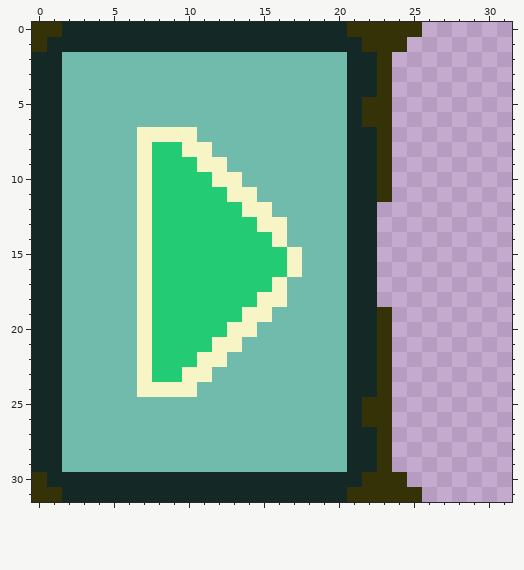
Pixel-art file, stored at Assets/Resources/Sprites/art_v3/v3_on_base.aseprite. Above, as it was before the edit.
32x32 pixels, 1 frame.
The result:
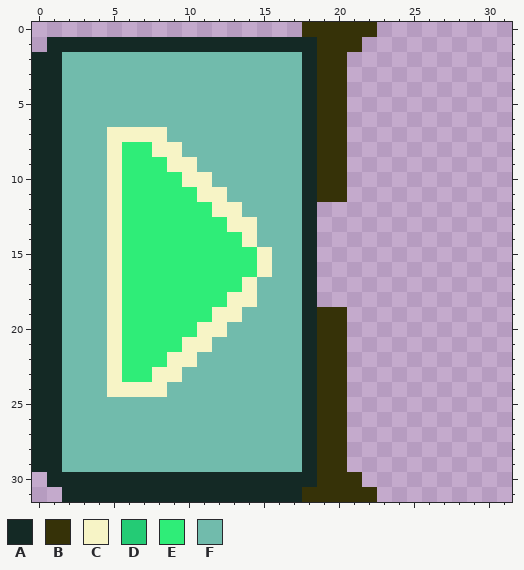
Palette (. is transparent): A #142925  B #363208  C #f7f4c6  D #24cb75  E #2fed78  F #71bbac
Diff:
layer "Layer 3" added
--- layers "Layer 3", "Layer 1"
@@ x 0..31 @@
- 0 BBAAAAAAAAAAAAAAAAAAABBBBB......
- 1 BAAAAAAAAAAAAAAAAAAAAABBB.......
- 2 AAFFFFFFFFFFFFFFFFFFFAAB........
- 3 AAFFFFFFFFFFFFFFFFFFFAAB........
- 4 AAFFFFFFFFFFFFFFFFFFFAAB........
- 5 AAFFFFFFFFFFFFFFFFFFFABB........
- 6 AAFFFFFFFFFFFFFFFFFFFABB........
- 7 AAFFFFFCCCCFFFFFFFFFFAAB........
- 8 AAFFFFFCDDCCFFFFFFFFFAAB........
- 9 AAFFFFFCDDDCCFFFFFFFFAAB........
-10 AAFFFFFCDDDDCCFFFFFFFAAB........
-11 AAFFFFFCDDDDDCCFFFFFFAAB........
-12 AAFFFFFCDDDDDDCCFFFFFAA.........
-13 AAFFFFFCDDDDDDDCCFFFFAA.........
-14 AAFFFFFCDDDDDDDDCFFFFAA.........
-15 AAFFFFFCDDDDDDDDDCFFFAA.........
-16 AAFFFFFCDDDDDDDDDCFFFAA.........
-17 AAFFFFFCDDDDDDDDCFFFFAA.........
-18 AAFFFFFCDDDDDDDCCFFFFAA.........
-19 AAFFFFFCDDDDDDCCFFFFFAAB........
-20 AAFFFFFCDDDDDCCFFFFFFAAB........
-21 AAFFFFFCDDDDCCFFFFFFFAAB........
-22 AAFFFFFCDDDCCFFFFFFFFAAB........
-23 AAFFFFFCDDCCFFFFFFFFFAAB........
-24 AAFFFFFCCCCFFFFFFFFFFAAB........
-25 AAFFFFFFFFFFFFFFFFFFFABB........
-26 AAFFFFFFFFFFFFFFFFFFFABB........
-27 AAFFFFFFFFFFFFFFFFFFFAAB........
-28 AAFFFFFFFFFFFFFFFFFFFAAB........
-29 AAFFFFFFFFFFFFFFFFFFFAAB........
-30 BAAAAAAAAAAAAAAAAAAAAABBB.......
-31 BBAAAAAAAAAAAAAAAAAAABBBBB......
+ 0 ..................BBBBB.........
+ 1 .AAAAAAAAAAAAAAAAAABBB..........
+ 2 AAFFFFFFFFFFFFFFFFABB...........
+ 3 AAFFFFFFFFFFFFFFFFABB...........
+ 4 AAFFFFFFFFFFFFFFFFABB...........
+ 5 AAFFFFFFFFFFFFFFFFABB...........
+ 6 AAFFFFFFFFFFFFFFFFABB...........
+ 7 AAFFFCCCCFFFFFFFFFABB...........
+ 8 AAFFFCEECCFFFFFFFFABB...........
+ 9 AAFFFCEEECCFFFFFFFABB...........
+10 AAFFFCEEEECCFFFFFFABB...........
+11 AAFFFCEEEEECCFFFFFABB...........
+12 AAFFFCEEEEEECCFFFFA.............
+13 AAFFFCEEEEEEECCFFFA.............
+14 AAFFFCEEEEEEEECFFFA.............
+15 AAFFFCEEEEEEEEECFFA.............
+16 AAFFFCEEEEEEEEECFFA.............
+17 AAFFFCEEEEEEEECFFFA.............
+18 AAFFFCEEEEEEECCFFFA.............
+19 AAFFFCEEEEEECCFFFFABB...........
+20 AAFFFCEEEEECCFFFFFABB...........
+21 AAFFFCEEEECCFFFFFFABB...........
+22 AAFFFCEEECCFFFFFFFABB...........
+23 AAFFFCEECCFFFFFFFFABB...........
+24 AAFFFCCCCFFFFFFFFFABB...........
+25 AAFFFFFFFFFFFFFFFFABB...........
+26 AAFFFFFFFFFFFFFFFFABB...........
+27 AAFFFFFFFFFFFFFFFFABB...........
+28 AAFFFFFFFFFFFFFFFFABB...........
+29 AAFFFFFFFFFFFFFFFFABB...........
+30 .AAAAAAAAAAAAAAAAAABBB..........
+31 ..AAAAAAAAAAAAAAAABBBBB.........
Boxes around the changes in both pictures, in picture pixels (x1, y1, x2, y2):
changed: (32, 22, 422, 502)
